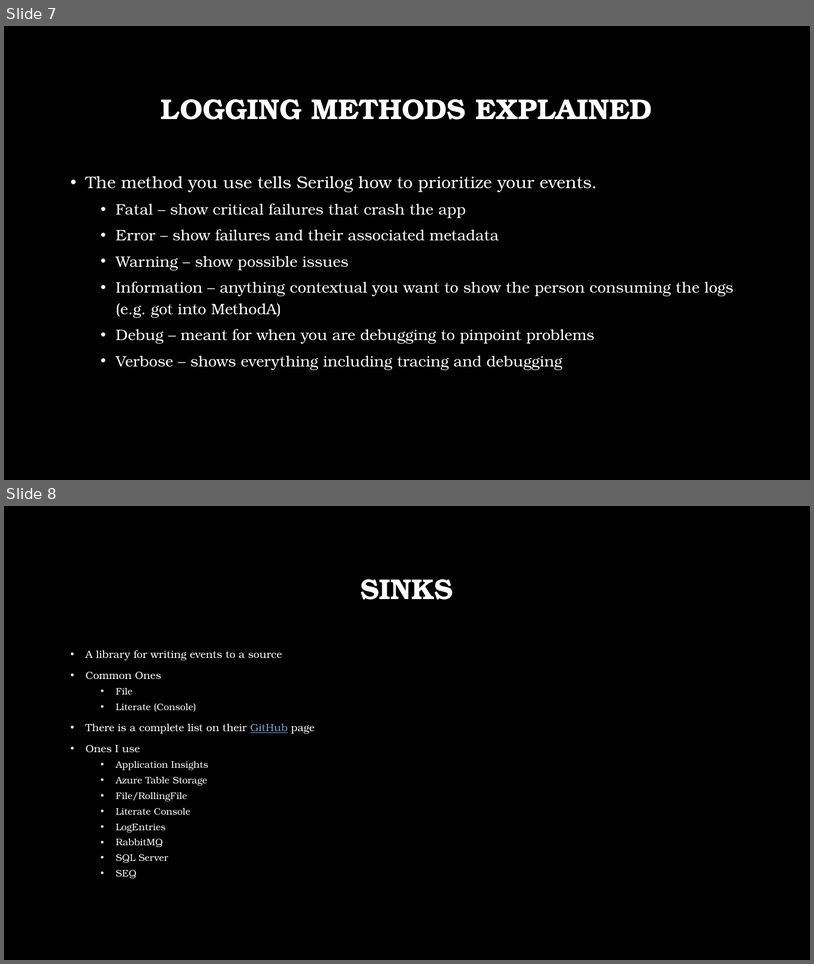
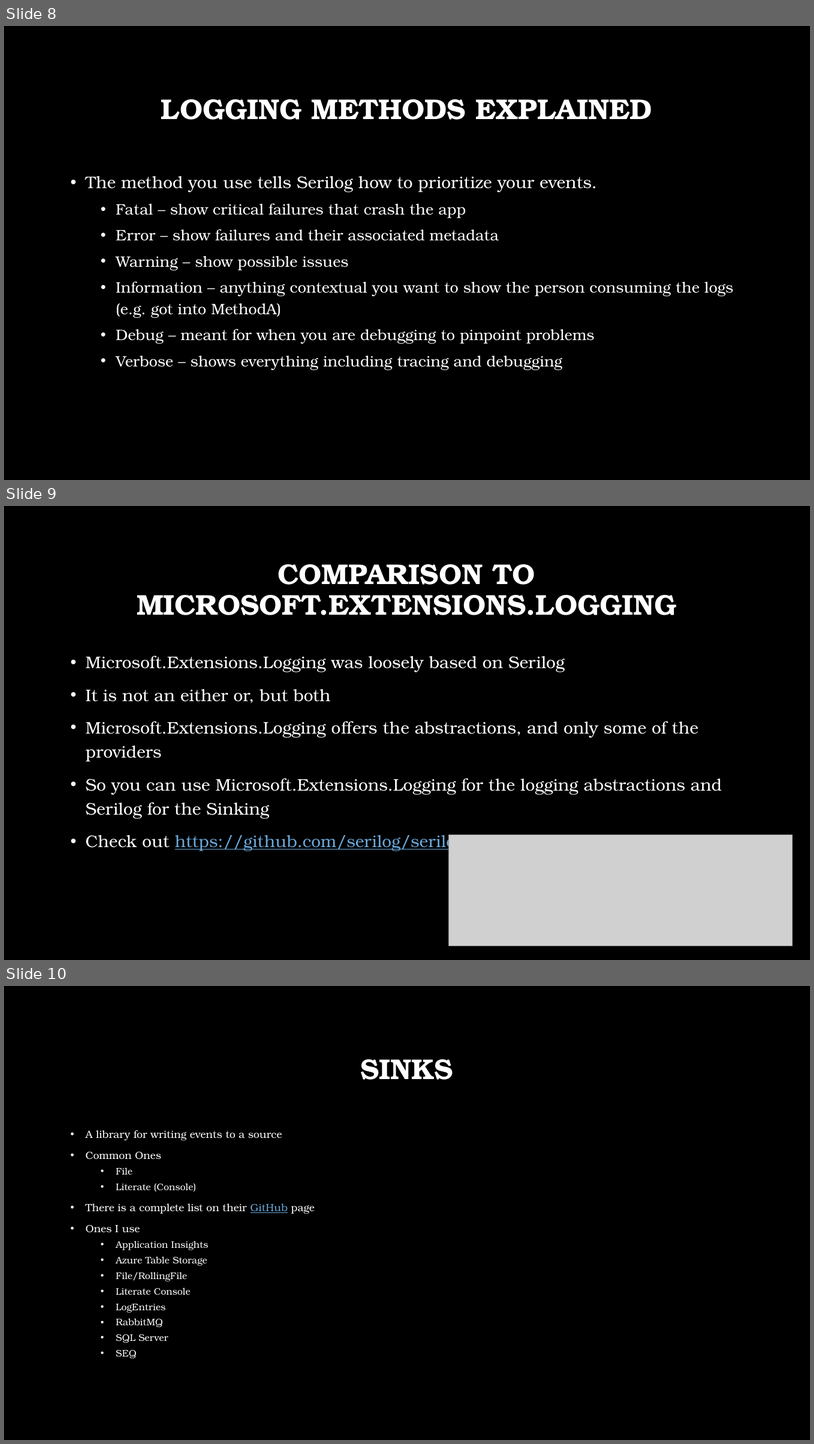
Before and after one commit to korz/SerilogLoggingAllGrownUp, a slide deck: SerilogLoggingAllGrownUp.pptx. Shown one above the other, each under a label of ours: slides 7 and 8 before the commit, slides 8, 9 and 10 after it. The pictures are 814x964 and 814x1444 pixels, drawn with LibreOffice and Linux fonts; fonts in the diff are those of the drawing; grey boxes stand for pictures; background and template pictures are left out. Boxes give left, top, right and bottom in pixels: in the first picture for what was removed or moved away, otherwise in the second. Text is boxed around its words. In the diff, an @@ line names an element or a change of style, - is before the commit and + after.

```diff
--- a/SerilogLoggingAllGrownUp.pptx
+++ b/SerilogLoggingAllGrownUp.pptx
@@ slide 9 added at [4, 506, 810, 960], background picture (left out) @@
@@ title added at [137, 564, 677, 615], 34 pt, text #FFFFFF, bold @@
+COMPARISON TO MICROSOFT.EXTENSIONS.LOGGING
@@ text added at [86, 655, 722, 851], 20 pt, text #FFFFFF @@
+• Microsoft.Extensions.Logging was loosely based on Serilog
+• It is not an either or, but both
+• Microsoft.Extensions.Logging offers the abstractions, and only some of the providers
+• So you can use Microsoft.Extensions.Logging for the logging abstractions and Serilog for the Sinking
+• Check out https://github.com/serilog/serilog-extensions-logging for more
@@ picture added at [449, 834, 793, 945] @@
@@ what was slide 7 is now slide 8 @@
@@ what was slide 8 is now slide 10 @@
```
Also in this commit, not shown: 3 slides changed, 2 other slides added, 50 other files.
